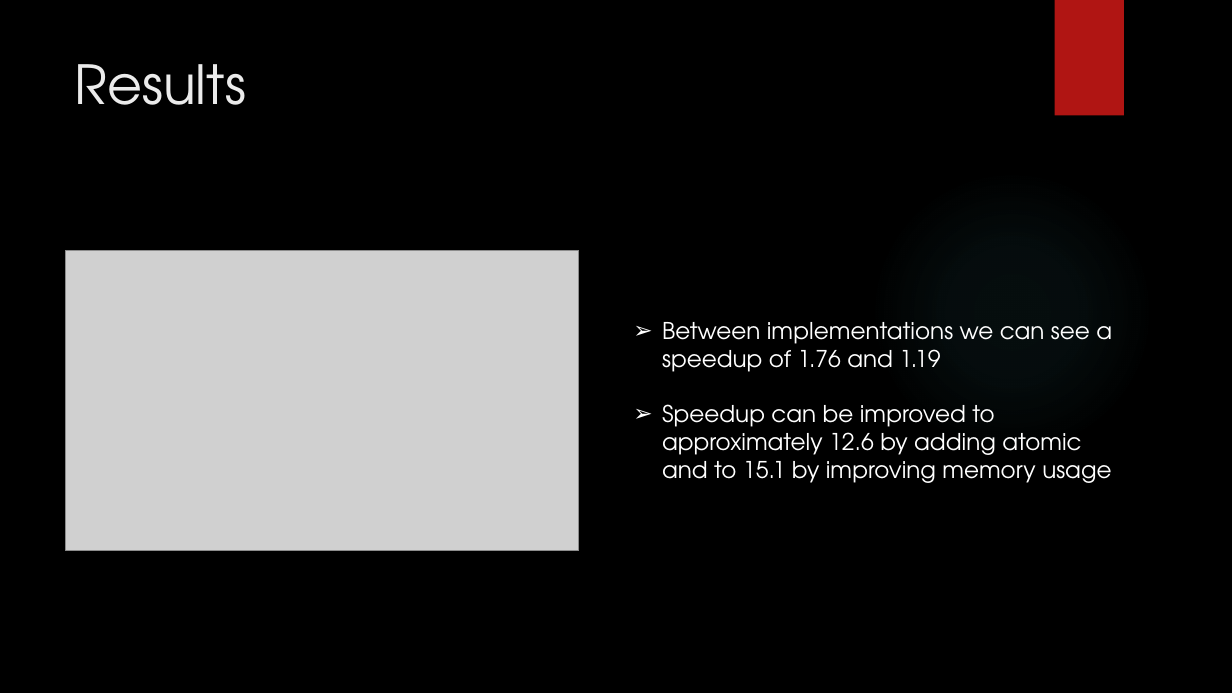
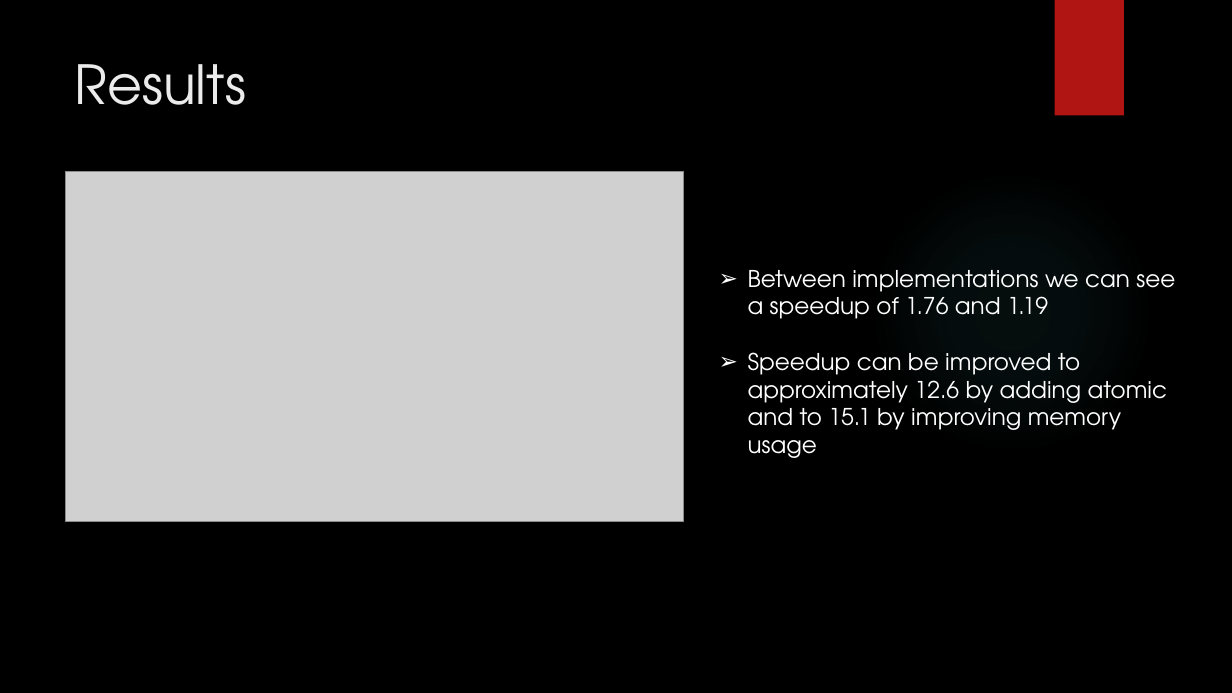
Before and after one commit to pedrocarrega/projectPCM, a slide deck: slide 6 of presentation.pptx. Drawn at 1232x693 pixels with LibreOffice and Linux fonts; fonts in the diff are those of the drawing; grey boxes stand for pictures; background and template pictures are left out. Boxes give left, top, right and bottom in pixels: in the first picture for what was removed or moved away, otherwise in the second. Text is boxed around its words. In the diff, an @@ line names an element or a change of style, - is before the commit and + after.

```diff
--- a/presentation.pptx
+++ b/presentation.pptx
@@ picture: place and size @@
-picture at [66, 250, 579, 551]
+picture at [66, 172, 684, 522]
@@ text "Between implementations we can see ..." rewrapped from [662, 322, 1112, 483] to [748, 270, 1175, 458] @@
```
Also in this commit, not shown: 1 other slide changed, 1 other file.
